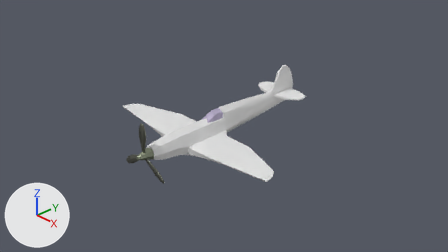
Before and after pictures for a commit that changed the Blender file Section4/SpitFire/SpitFire.blend.
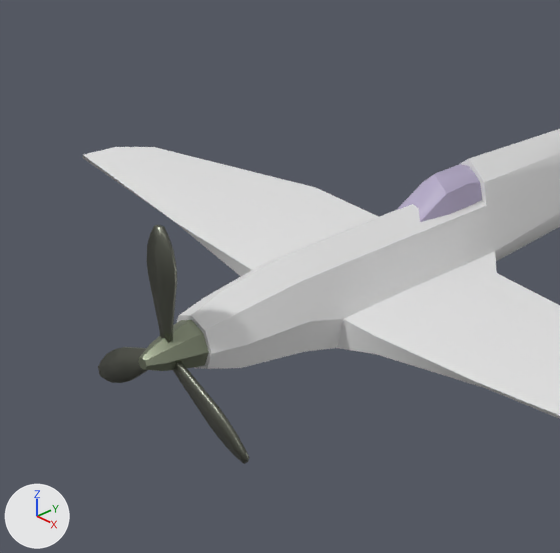
Each version appears first from the file's camera 'Camera', and next in a close-up on the part from 23% to 54% of the width and 27% to 82% of the height. The lights are fixed; the arrows at lower left show +X, +Y and +Z.

Objects in the first close-up: 'Cube', 'Cylinder', 'Proppellar.001', 'Proppellar.002', 'Proppellar.003', 'SpitFire'.
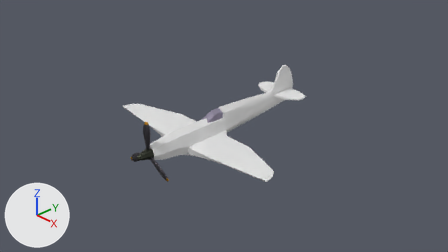
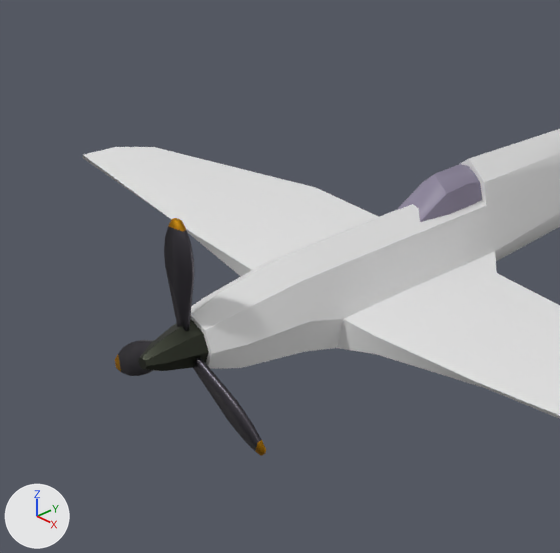
What differs and where, as boxes [x1, y1, x2, y2] in the close-ups (560 x 553 px):
```json
{"object": "Proppellar.001", "change": "recoloured, moved", "before": [147, 224, 177, 343], "after": [164, 218, 194, 331]}
{"object": "Proppellar.003", "change": "recoloured, moved", "before": [173, 361, 249, 464], "after": [193, 357, 266, 456]}
{"object": "Cube", "change": "recoloured", "before": [397, 164, 482, 222], "after": [397, 164, 482, 222]}
{"object": "Cylinder", "change": "recoloured", "before": [139, 320, 209, 371], "after": [139, 320, 209, 371]}
{"object": "Proppellar.002", "change": "recoloured, moved", "before": [98, 347, 148, 383], "after": [115, 340, 153, 376]}
{"part": 1, "of": "me_plane", "change": "recoloured", "before": [98, 224, 249, 464], "after": [115, 218, 266, 456]}
```

Scene script edits in JSON lines:
```json
{"op": "set", "path": "mat_propellarhead.base_color", "old": "(0.354, 0.397, 0.284)", "new": "(0.0591, 0.0655, 0.0484)", "note": "grey #a1a991 -> dark grey #45483e"}
{"op": "set", "path": "mat_propellarblade.base_color", "old": "(0.195, 0.203, 0.166)", "new": "(0.0937, 0.0868, 0.103)", "note": "grey #7a7c71 -> dark grey #56535a"}
{"op": "set", "path": "mat_cabincolor.base_color", "old": "(0.466, 0.41, 0.581)", "new": "(0.263, 0.232, 0.326)", "note": "light grey #b6acc9 -> grey #8c849b"}
{"op": "add", "block": "mat_propellartip", "code": ["mat_propellartip = principled_material('PropellarTip')", "mat_propellartip.base_color = (0.552, 0.246, 0.0103)  # orange #c4881a", "mat_propellartip.metallic = 1.0", "mat_propellartip.roughness = 0.636"]}
{"block": "me_plane", "where": "me_plane.from_pydata(...)  # 14 vertices, 6 faces; spans x -0.072..0.072, y -0.013..0.013, z -0.027..0.493"}
{"block": "me_plane", "where": "# used by ob_proppellar_001; location = (0.0, -1.787, 0.0862); rotation_euler = (0.0, 0.0, 3.142), in degrees (0, 0, 180)"}
{"block": "me_plane", "change": "me_plane part 1: the 1 face centred in x 0.0, y 0.0, z 0.474 switches from mat_propellarblade (grey #7a7c71) to mat_propellartip (orange #c4881a)"}
{"op": "add", "block": "me_plane", "code": "me_plane.materials.append(mat_propellartip)  # orange #c4881a"}
{"op": "set", "path": "ob_proppellar_001.location", "old": "(0.0, -1.787, 0.0862)", "new": "(0.0, -1.7, 0.0862)"}
{"op": "set", "path": "ob_proppellar_002.location", "old": "(-0.0771, -1.787, -0.0473)", "new": "(-0.0771, -1.7, -0.0473)"}
{"op": "set", "path": "ob_proppellar_003.location", "old": "(0.0771, -1.787, -0.0473)", "new": "(0.0771, -1.7, -0.0473)"}
```
